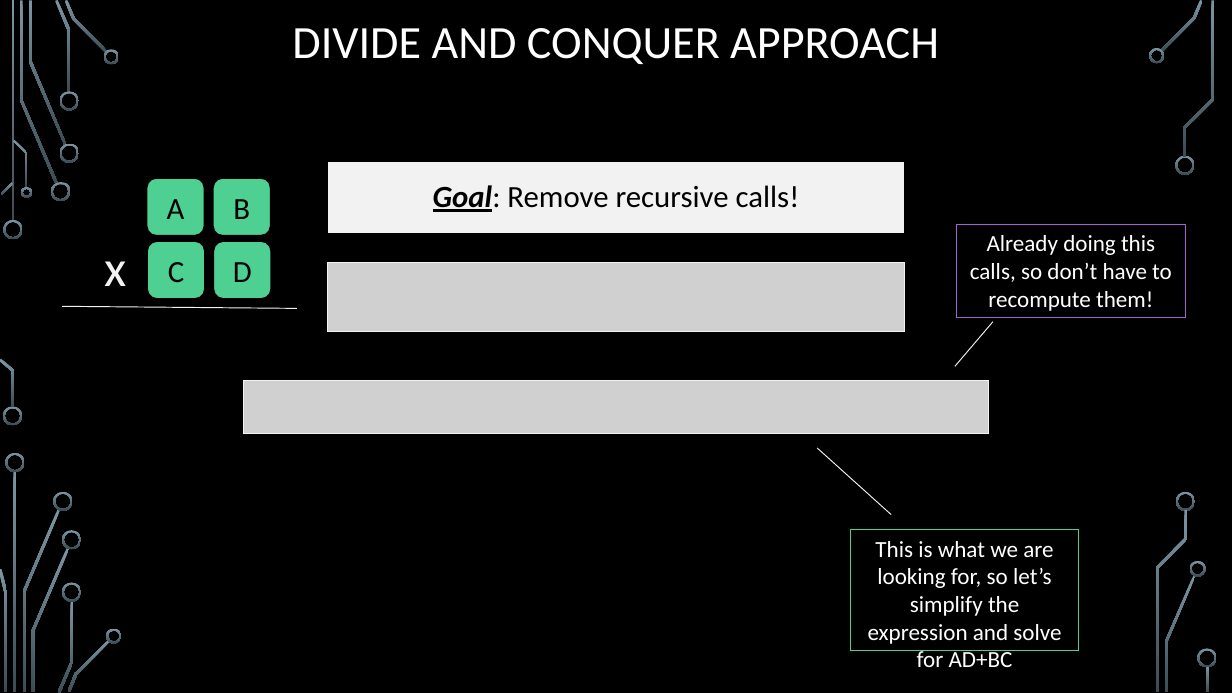
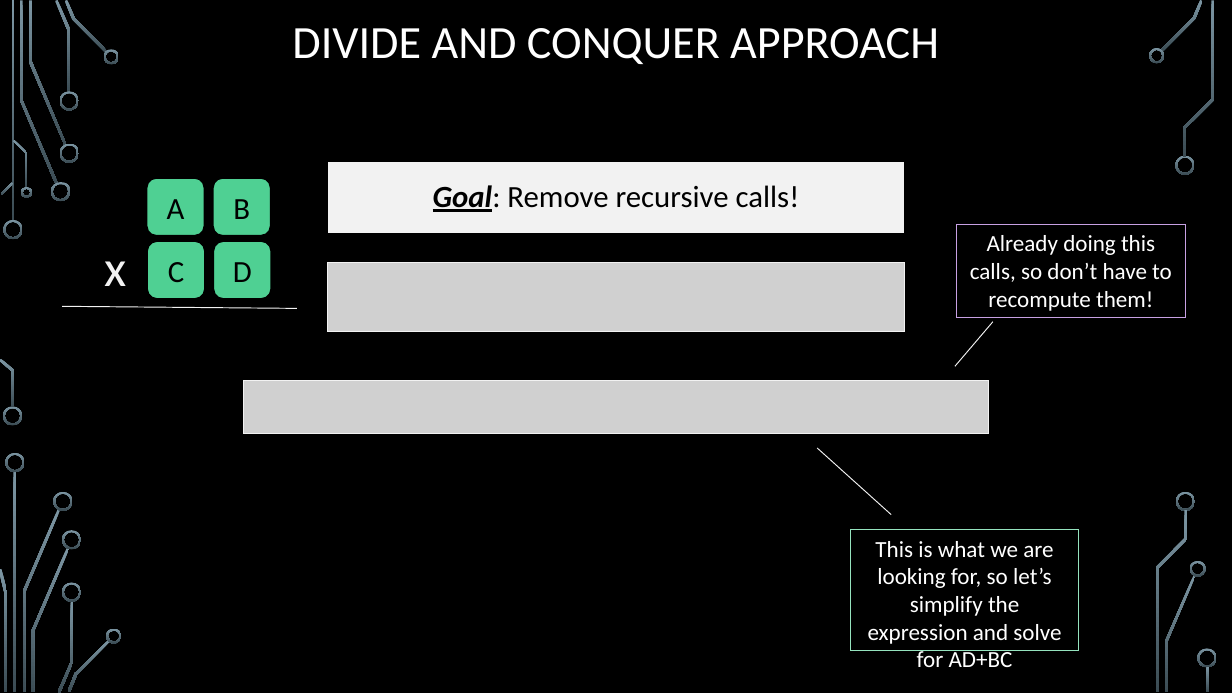
Before and after one commit to markfloryan/dsa2, a slide deck: slide 11 of slides/02-3-Karatsuba.pptx. Drawn at 1232x693 pixels with LibreOffice and Linux fonts; fonts in the diff are those of the drawing; grey boxes stand for pictures; background and template pictures are left out. Boxes give left, top, right and bottom in pixels: in the first picture for what was removed or moved away, otherwise in the second. Text is boxed around its words. In the diff, an @@ line names an element or a change of style, - is before the commit and + after.

Commit message:
slide fixes

```diff
--- a/slides/02-3-Karatsuba.pptx
+++ b/slides/02-3-Karatsuba.pptx
@@ rectangle "Already doing this calls, so ..." at box(958, 225, 1186, 318): outline #A262D0 0.75 pt to #C7A1E3 0.75 pt @@
@@ rectangle "This is what we are ..." at box(851, 530, 1080, 651): outline #4FD093 0.75 pt to #95E3BE 0.75 pt @@
```
Also in this commit, not shown: 4 other slides changed, 1 other file.
